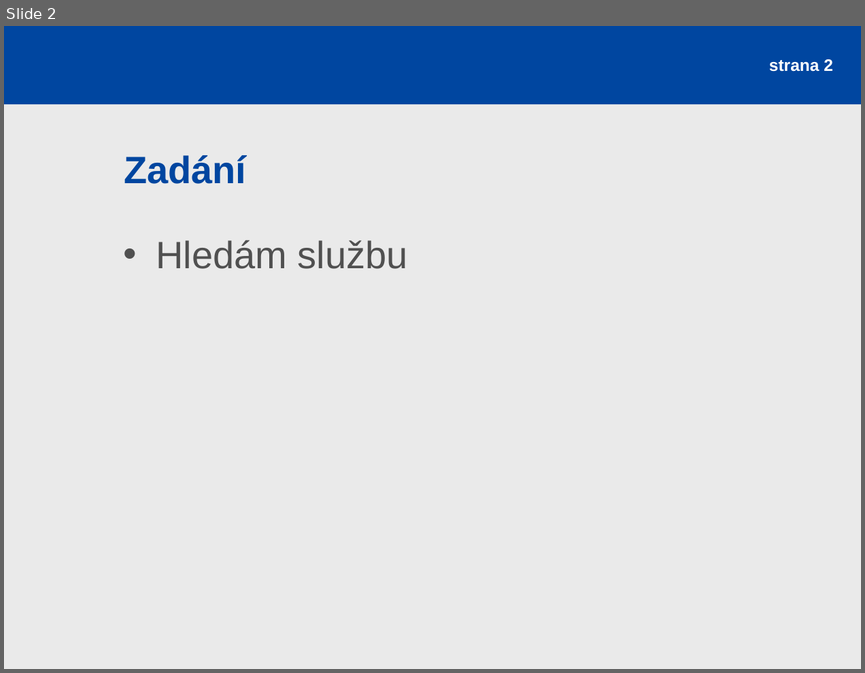
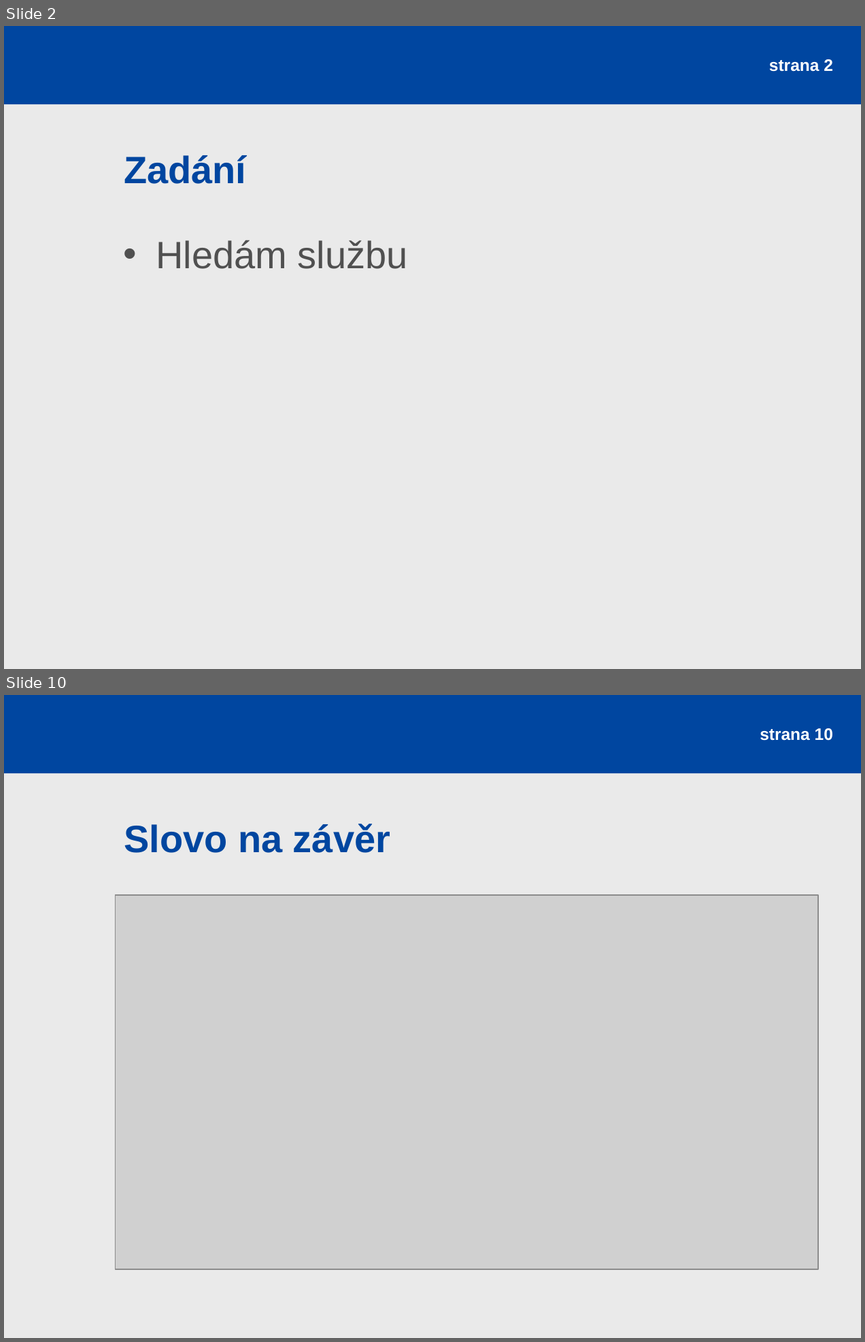
Before and after one commit to rajzik/databaze, a slide deck: prezentace.ppt. Shown one above the other, each under a label of ours: slide 2 before the commit, slides 2 and 10 after it; the slides between them are not shown. The pictures are 865x673 and 865x1342 pixels, drawn with LibreOffice and Linux fonts; fonts in the diff are those of the drawing; grey boxes stand for pictures. Boxes give left, top, right and bottom in pixels: in the first picture for what was removed or moved away, otherwise in the second. Text is boxed around its words. In the diff, an @@ line names an element or a change of style, - is before the commit and + after.

```diff
--- a/prezentace.ppt
+++ b/prezentace.ppt
@@ slide 10 added at (4,695,861,1338), background #EAEAEA; not listed: 1 template element that a slide beside it also shows @@
@@ page number added at (759,728,833,741), 14 pt, text #FFFFFF, bold @@
+strana 10
@@ title added at (124,824,390,853), 32 pt, text #0046A0, bold @@
+Slovo na závěr
@@ picture added at (116,895,818,1269) @@
```
Also in this commit, not shown: 2 slides changed, 7 other slides added, 2 slides removed, 9 other files.
